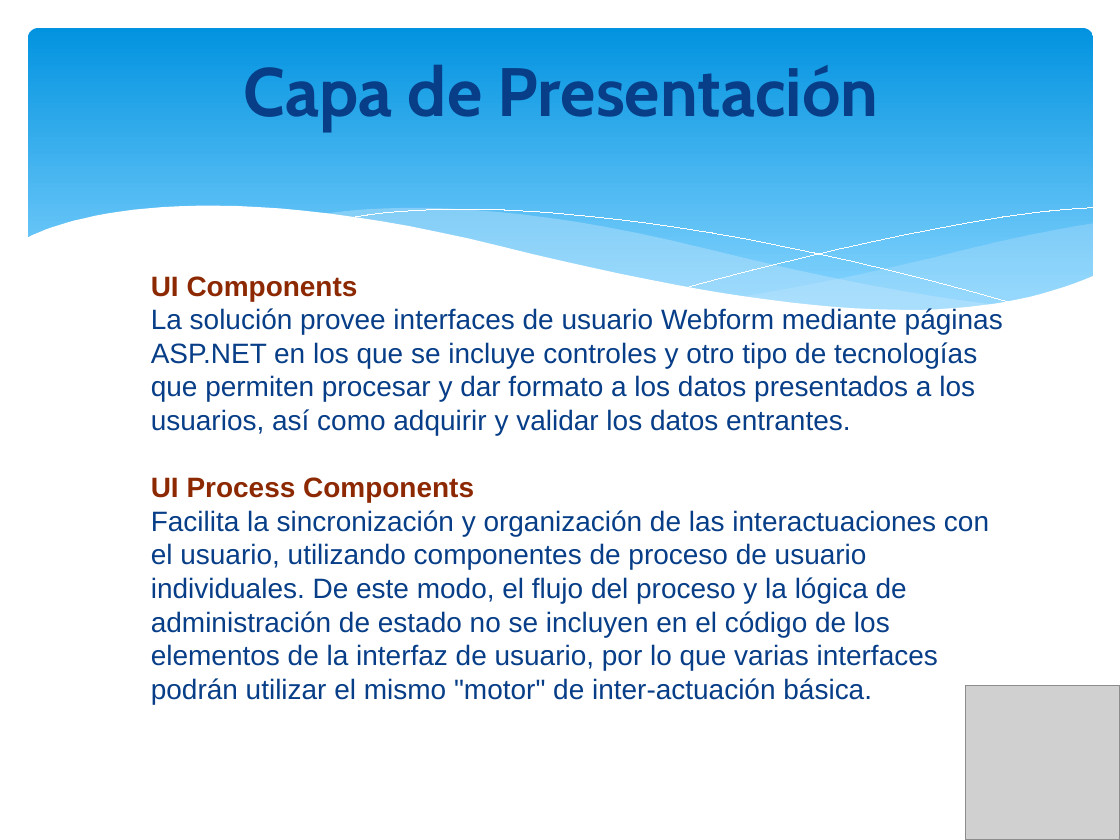
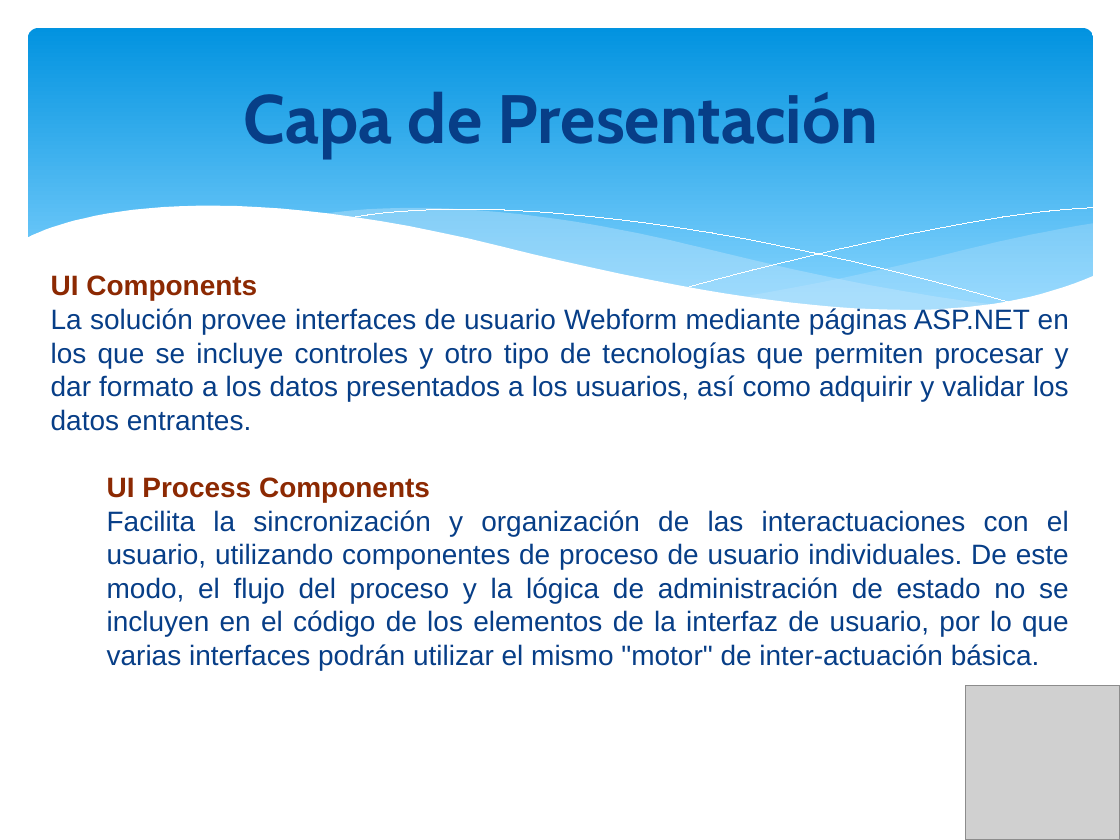
Before and after one commit to orlysemperfi/tp3-contratos-clientes, a slide deck: slide 7 of ITERACION 5/SUBITERACION 2/PRESENTACION01/PPT TP3 PRES02.pptx. Drawn at 1120x840 pixels with LibreOffice and Linux fonts; fonts in the diff are those of the drawing; grey boxes stand for pictures. Boxes give left, top, right and bottom in pixels: in the first picture for what was removed or moved away, otherwise in the second. Text is boxed around its words. In the diff, an @@ line names an element or a change of style, - is before the commit and + after.

```diff
--- a/ITERACION 5/SUBITERACION 2/PRESENTACION01/PPT TP3 PRES02.pptx
+++ b/ITERACION 5/SUBITERACION 2/PRESENTACION01/PPT TP3 PRES02.pptx
@@ title "Capa de Presentación": place and size @@
-title "Capa de Presentación" at bbox=[244, 65, 879, 132]
+title "Capa de Presentación" at bbox=[244, 92, 879, 158]
@@ text "UI Components": place and size @@
-text "UI Components" at bbox=[151, 276, 1003, 704]
+text "UI Components" at bbox=[51, 275, 1069, 670]
@@ text "UI Components" at bbox=[51, 275, 1069, 670]: list level 2 to 1 in "UI Components"; alignment left to justified; list level 2 to 1 in "UI Process Components" @@
```
Also in this commit, not shown: 10 other slides changed.
